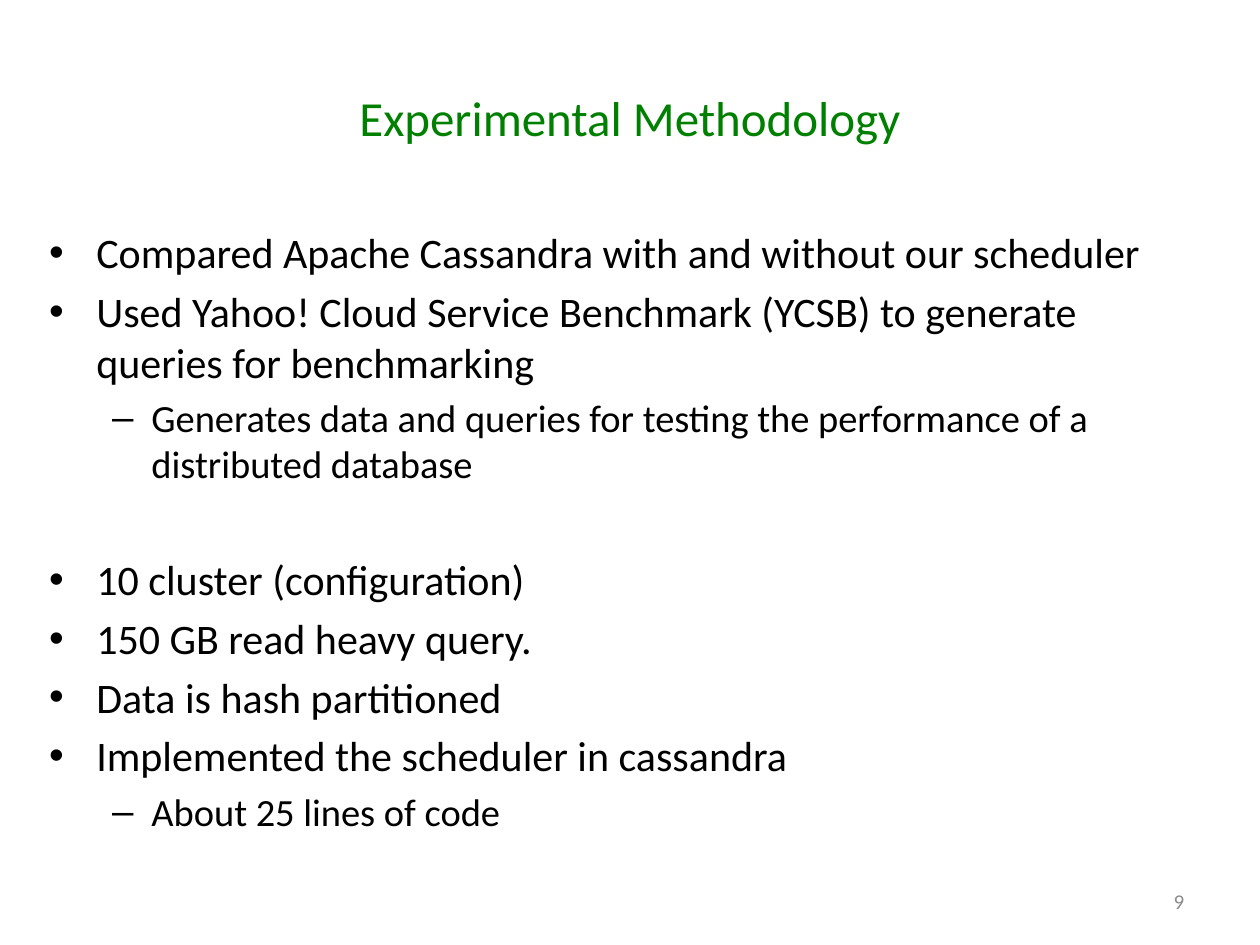
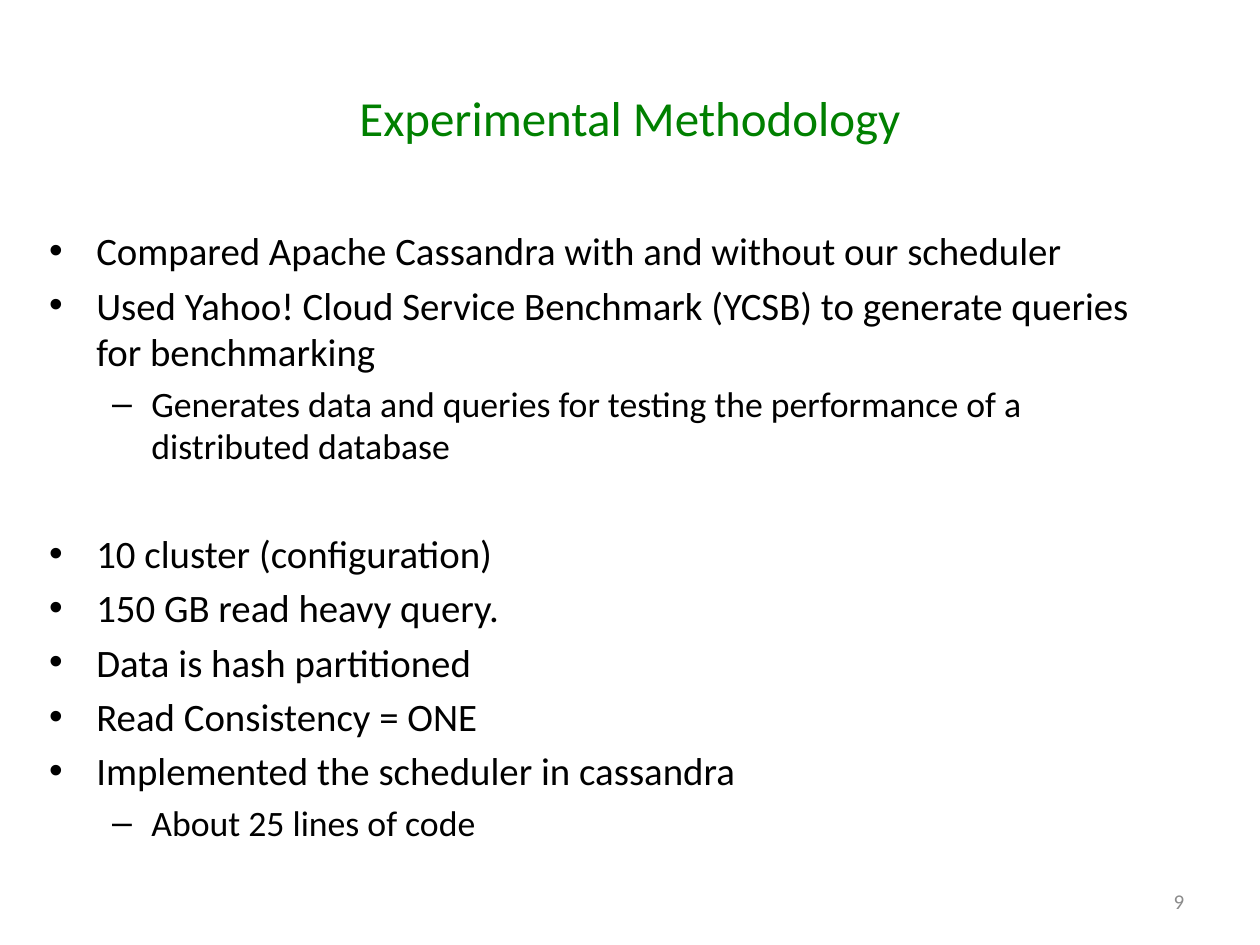
Before and after one commit to godares79/CS848-Project, a slide deck: slide 9 of PresentationSlides/Presentation.pptx. Drawn at 1260x945 pixels with LibreOffice and Linux fonts; fonts in the diff are those of the drawing. Boxes give left, top, right and bottom in pixels: in the first picture for what was removed or moved away, otherwise in the second. Text is boxed around its words. In the diff, an @@ line names an element or a change of style, - is before the commit and + after.

```diff
--- a/PresentationSlides/Presentation.pptx
+++ b/PresentationSlides/Presentation.pptx
@@ text at [96, 238, 1128, 837]: size 24 to 22.2 pt in "Compared Apache Cassandra with and without our ...", "Used Yahoo! Cloud Service Benchmark (YCSB) to ...", "10 cluster (configuration)", "150 GB read heavy query." and 2 more places; size 22 to 20.4 pt in "Generates data and queries for testing the ...", "About 25 lines of code" @@
@@ text at [96, 704, 477, 738]: paragraph added @@
+• Read Consistency = ONE
```
Also in this commit, not shown: 4 other slides changed.
